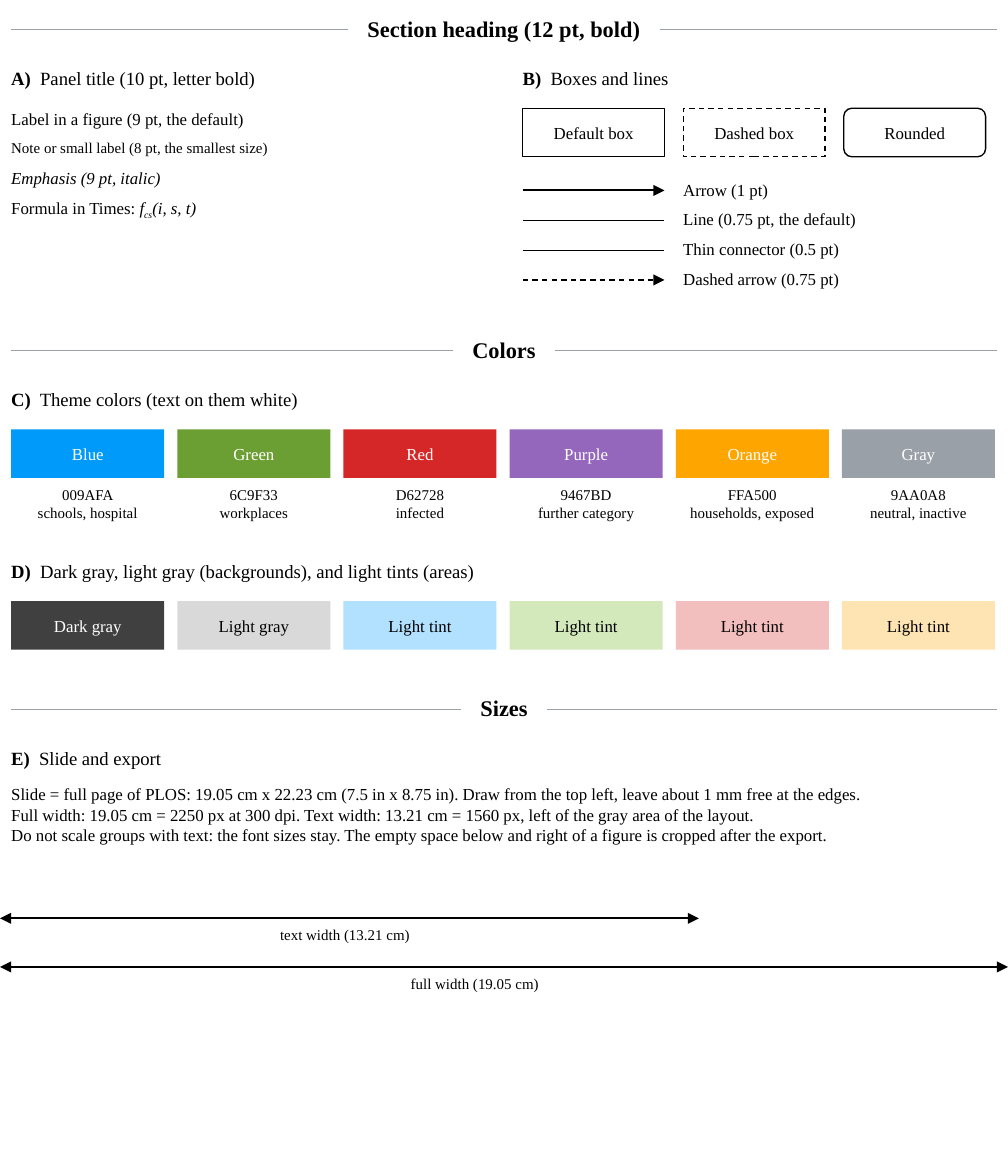
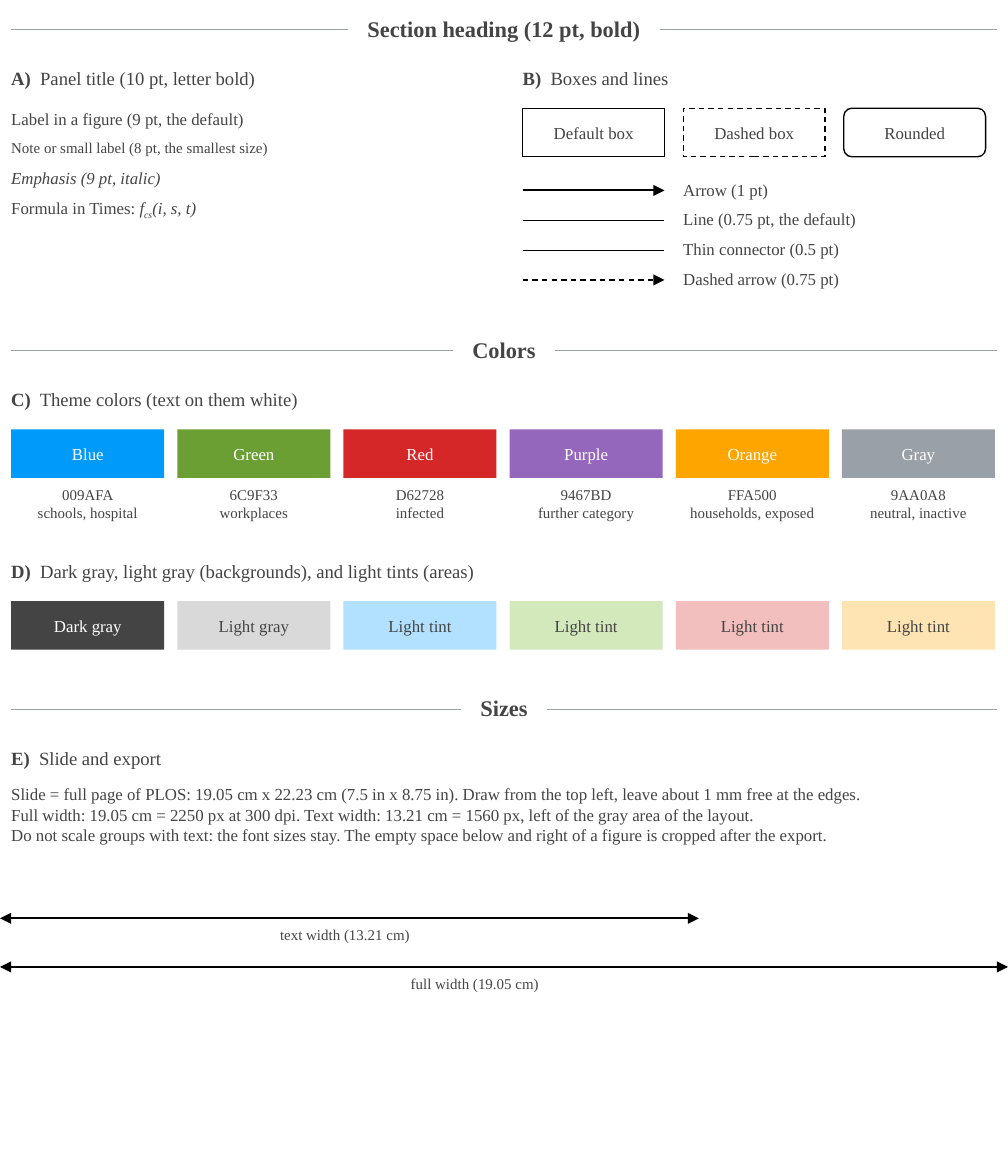
Before and after one commit to IMMIDD/2025-GEMS-Paper, a slide deck: slide 1 of figures/drawn_figures.pptx. Drawn at 1008x1176 pixels with LibreOffice and Linux fonts; fonts in the diff are those of the drawing. Boxes give left, top, right and bottom in pixels: in the first picture for what was removed or moved away, otherwise in the second. Text is boxed around its words. In the diff, an @@ line names an element or a change of style, - is before the commit and + after.

```diff
--- a/figures/drawn_figures.pptx
+++ b/figures/drawn_figures.pptx
@@ text colour #000000 to #444444 in 33 elements at (367,21,640,42), (11,72,255,89), (11,113,243,129), (11,142,267,156), (11,172,160,188), (11,202,196,218), (523,72,668,89), (523,109,665,157), (683,109,825,157), (844,109,986,157), (683,184,768,200), (683,213,856,229), (683,243,839,259), (683,273,839,289), (472,342,535,358), (11,393,298,410), (38,490,137,521), (220,490,288,521), (396,490,444,518), (538,490,634,521), (690,490,814,521), (870,490,966,520), (11,565,474,582), (177,601,331,649), (344,601,497,649), (509,601,663,649), (676,601,829,649), (841,601,995,649), (480,700,527,716), (11,752,161,769), (11,788,860,845), (280,929,409,943), (411,978,538,992) @@
```
Also in this commit, not shown: 6 other slides changed, 2 other files.
